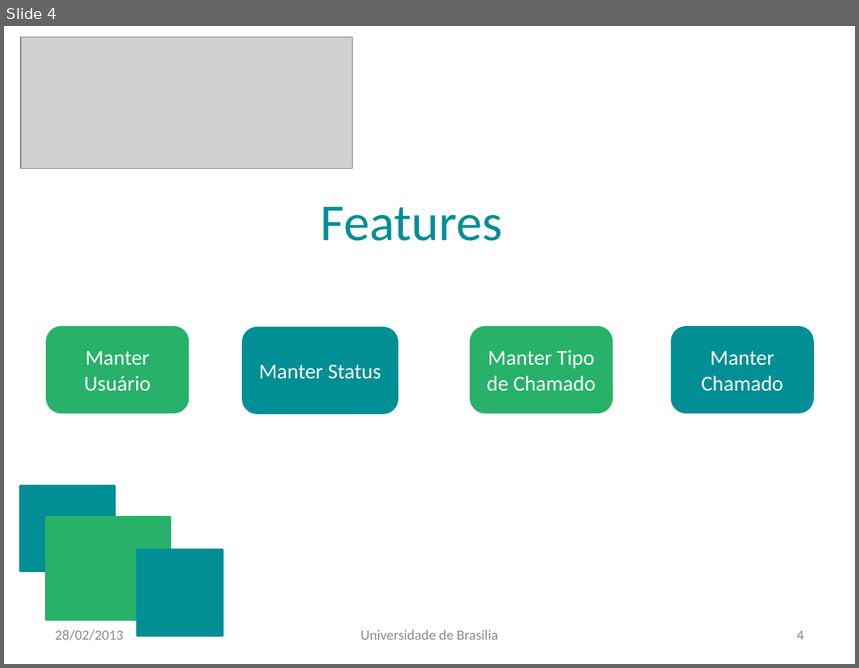
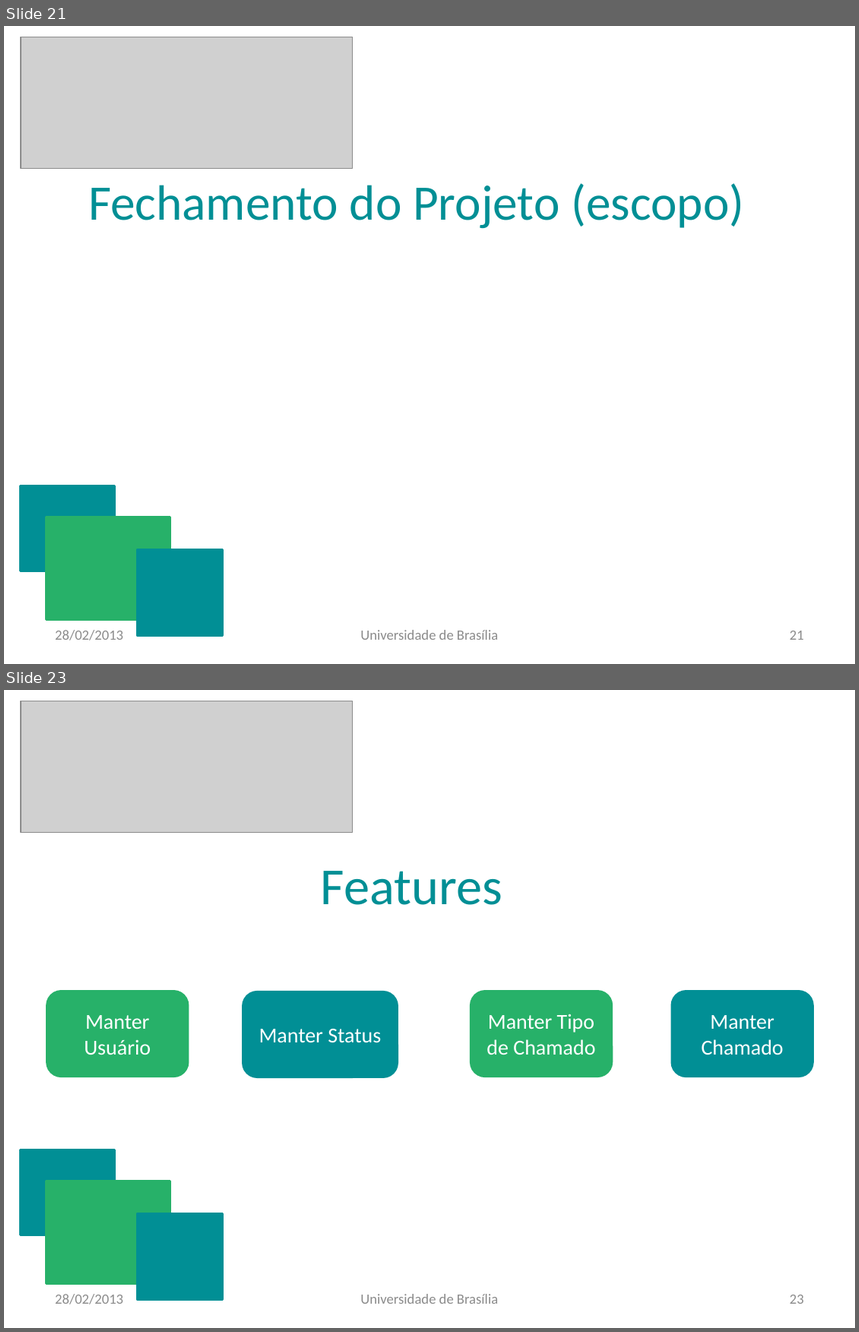
Before and after one commit to vanessabmdf/gpp_mds, a slide deck: Documentos/GPP.pptx. Shown one above the other, each under a label of ours: slide 4 before the commit, slides 21 and 23 after it; the slides between them are not shown. The pictures are 859x668 and 859x1332 pixels, drawn with LibreOffice and Linux fonts; fonts in the diff are those of the drawing; grey boxes stand for pictures. Boxes give left, top, right and bottom in pixels: in the first picture for what was removed or moved away, otherwise in the second. Text is boxed around its words. In the diff, an @@ line names an element or a change of style, - is before the commit and + after.

```diff
--- a/Documentos/GPP.pptx
+++ b/Documentos/GPP.pptx
@@ slide 21 added at bbox=[4, 26, 855, 664], background #FFFFFF @@
@@ picture added at bbox=[21, 37, 353, 169] @@
@@ text added at bbox=[88, 183, 744, 229], 42 pt, text #018F95 @@
+Fechamento do Projeto (escopo)
@@ rectangle added at bbox=[20, 486, 115, 571], fill #018F95, outline #018F95 2 pt @@
@@ rectangle added at bbox=[46, 517, 170, 620], fill #27B169, outline #27B169 2 pt @@
@@ rectangle added at bbox=[137, 550, 222, 636], fill #018F95, outline #018F95 2 pt @@
@@ text added at bbox=[55, 630, 123, 641], 12 pt, text #8C8C8C @@
+28/02/2013
@@ text added at bbox=[360, 630, 498, 640], 12 pt, text #8C8C8C @@
+Universidade de Brasília
@@ page number added at bbox=[790, 631, 804, 640], 12 pt, text #8C8C8C @@
+21
@@ what was slide 4 is now slide 23 @@
@@ page number at bbox=[790, 1295, 804, 1304]: text changed @@
-4
+23
```
Also in this commit, not shown: 1 slide changed, 18 other slides added.
